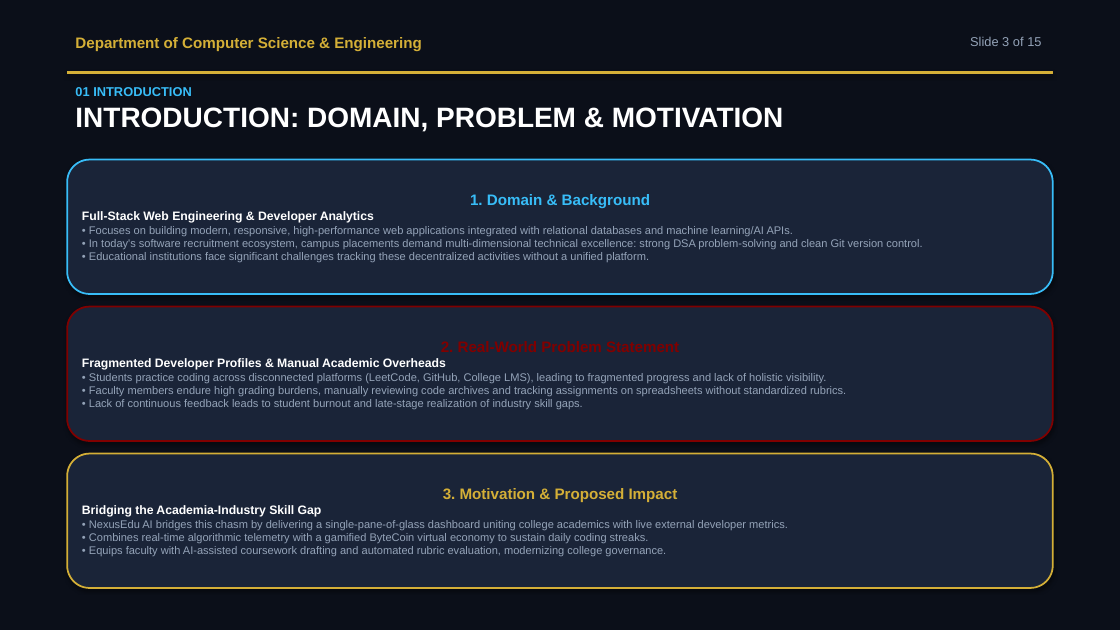
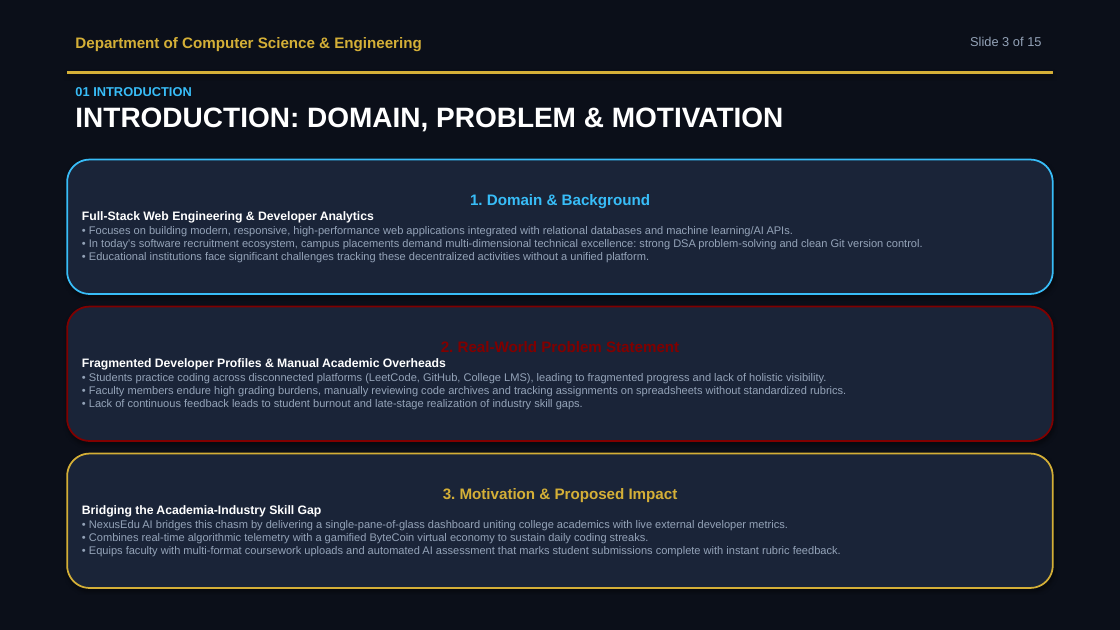
Before and after one commit to CodingWithAman1/NexusEduAI, a slide deck: slide 3 of NexusEdu_AI_Mini_Project_Presentation.pptx. Drawn at 1120x630 pixels with LibreOffice and Linux fonts; fonts in the diff are those of the drawing. Boxes give left, top, right and bottom in pixels: in the first picture for what was removed or moved away, otherwise in the second. Text is boxed around its words. In the diff, an @@ line names an element or a change of style, - is before the commit and + after.

```diff
--- a/NexusEdu_AI_Mini_Project_Presentation.pptx
+++ b/NexusEdu_AI_Mini_Project_Presentation.pptx
@@ text in rounded rectangle at [89,546,841,556]: text changed @@
-• Equips faculty with AI-assisted coursework drafting and automated rubric evaluation, modernizing college governance.
+• Equips faculty with multi-format coursework uploads and automated AI assessment that marks student submissions complete with instant rubric feedback.
```
Also in this commit, not shown: 10 other slides changed, 7 other files.
